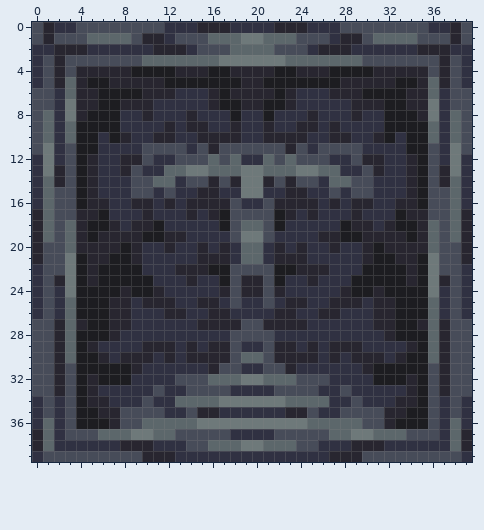
Two versions of one pixel-art sprite, icon.png. The picture above was drawn from the file before the commit.
The file is 80x80 pixels, drawn in blocks of 2x2; one block is one cell here. Colours within 5 levels of each other are drawn and written as one.
And afterwards:
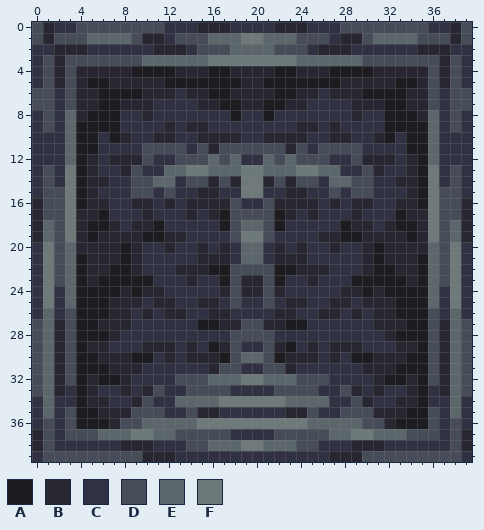
Palette (. is transparent): A #1d1d21  B #282630  C #303142  D #474c59  E #5c676b  F #6e797a
Edits made:
Colour A replaces colour B in row 6 at x 16 and 23; in row 27 at x 4, 15 to 16, 23 to 24 and 35; in row 29 at x 16 and 23; in row 30 at x 9 to 10, 17, 22 and 29 to 30.
Colour B replaces colour A in row 21 at x 7 and 32; in row 22 at x 6, 9, 30 and 33; in row 24 at x 10 and 29; in row 27 at x 6 and 33; in row 31 at x 7 to 8 and 31 to 32; in row 32 at x 8 and 31.
Colour B replaces colour C in row 6 at x 14 to 15 and 24 to 25; in row 7 at x 15 and 24; in row 12 at x 7 and 32; in row 14 at x 6 and 33; in row 16 at x 0 and 39; in row 25 at x 9 and 30.
Colour B replaces colour C in row 26 at x 10 and 29; in row 29 at x 6 and 33; in row 30 at x 7 and 32; in row 33 at x 8, 10, 29 and 31; in row 34 at x 9 and 30.
Colour B replaces colour D in row 35 at x 8 and 31.
Colour C replaces colour B in row 8 at x 14 and 25; in row 9 at x 18 and 21; in rows 13 to 14 at x 2 and 37; in rows 20 to 21 at x 0 and 39; in row 25 at x 10 and 29.
Colour C replaces colour D in rows 8 to 11 at x 0 and 39; in rows 33 to 34 at x 3 and 36.
Colour C replaces colour E in row 10 at x 1 and 38.
Colour C replaces colour F in rows 11 to 12 at x 1 and 38.
Colour D replaces colour B in row 23 at x 2 and 37.
Colour D replaces colour E in rows 5 to 6 at x 3 and 36; in rows 8 to 9 at x 1 and 38; in rows 14 to 17 at x 1 and 38; in rows 26 to 30 at x 3 and 36; in rows 36 to 38 at x 1 and 38.
Colour D replaces colour F in row 7 at x 3 and 36; in row 13 at x 1 and 38.
Colour E replaces colour D in rows 11 to 12 at x 3 and 36; in rows 26 to 35 at x 1 and 38.
Colour E replaces colour F in row 8 at x 3 and 36; in rows 21 to 24 at x 3 and 36.
Colour F replaces colour D in rows 13 to 17 at x 3 and 36; in rows 20 to 25 at x 1 and 38.
Colour F replaces colour E in row 3 at x 16 and 23; in rows 18 to 19 at x 3 and 36.
Where, in picture pixels (left, top, right, bottom), the same in both pictures:
changed: (186, 55, 472, 451)
changed: (32, 77, 153, 451)
